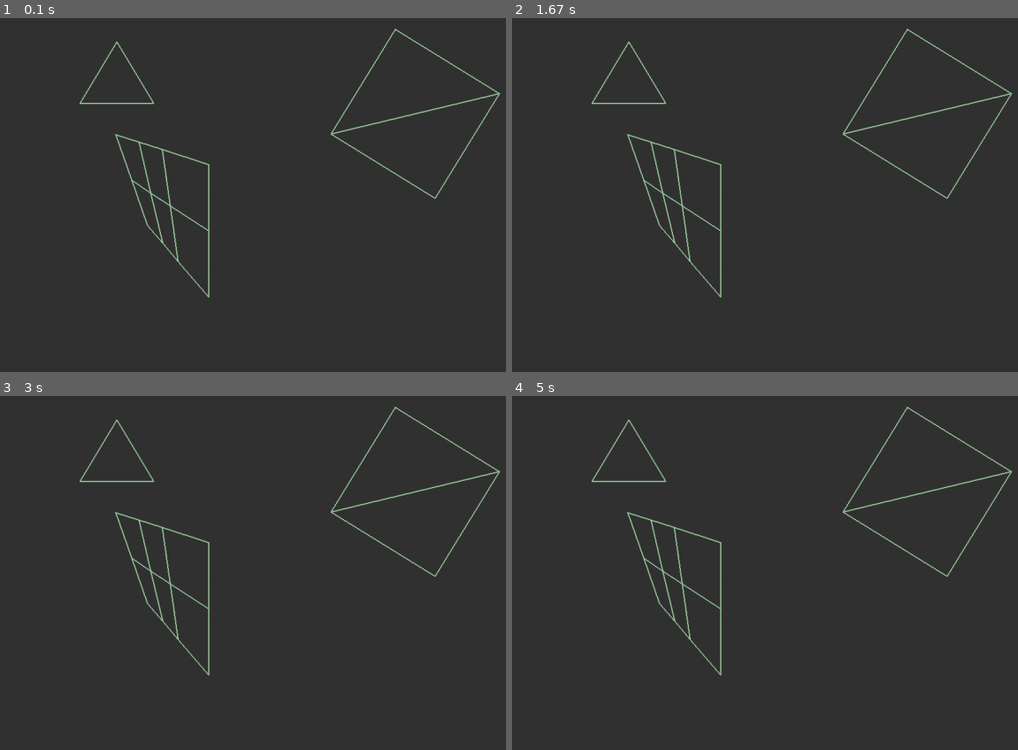
Above: before the commit, frames 1-4 (two rows, left to right).
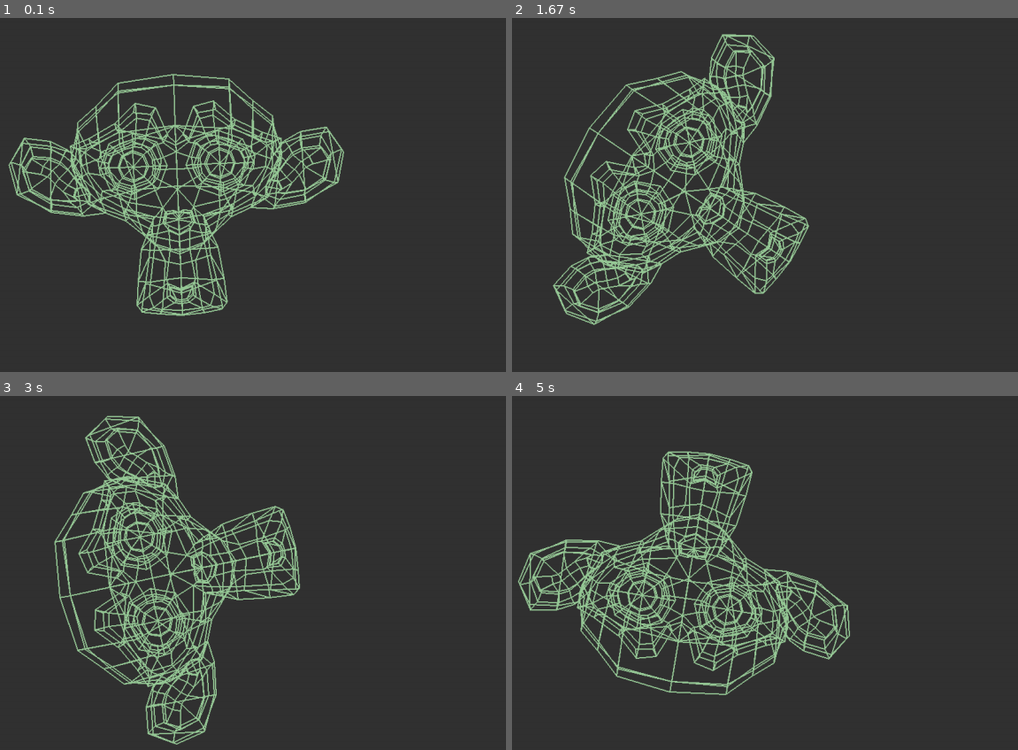
Above: after the commit, the same moments.

Repository: chebur5581/GraphicEngine_v1
Game: pygame game, started from CBEngine2D/main.py
Same seed, same stepped clock (60 frames per second), same inputs: the game is played once before the commit and once after it.
Inputs:
- Up to frame 1 (0.1 s): no input
- Up to frame 2 (1.67 s): no input
- Up to frame 3 (3 s): no input
- Up to frame 4 (5 s): no input

The runs differ from the first frame. In frame 1, 12% of the frame differs, in the area x 1-99%, y 3-85%; in frame 2, 12%; in frame 3, 12%; in frame 4, 12%.

Commit message:
rename dir

Diff:
--- a/2D/object.py
+++ b/CBEngine2D/object.py
@@ -32,4 +32,4 @@
 
     def rotate_z(self, angle):
         self.basis = np.array([(math.cos(angle), -math.sin(angle)),
-                         (math.sin(angle), math.cos(angle))])
+                               (math.sin(angle), math.cos(angle))])
--- a/2D/world.py
+++ b/CBEngine2D/world.py
@@ -9,16 +9,20 @@
 
         self.create_objects()  # вызов функции создания объектов
 
+        self.ang = 0
+
     def create_objects(self):  # создание объектов с вершинами
-        self.cube_1 = self.quad((550, 300), 200)
+        # self.cube_1 = self.quad((550, 300), 200)
+        #
+        # self.cube_1.rotate_z(45)
+        #
+        # self.figure_1 = self.figure((200, 200),
+        #                 np.array([(60, 50), (-60, 50), (0, -50)]),
+        #                 np.array([((0, 1, 2))]))
+        #
+        # self.obj = self.get_object_from_file('test.obj', 50, (300, 400))
 
-        self.cube_1.rotate_z(45)
-
-        self.figure_1 = self.figure((200, 200),
-                        np.array([(60, 50), (-60, 50), (0, -50)]),
-                        np.array([((0, 1, 2))]))
-
-        self.obj = self.get_object_from_file('test.obj', 50, (300, 400))
+        self.plate = self.get_object_from_file('monkey_test.obj', 200, (300, 400))
 
     # функция квадрата
     def quad(self, pos, size=float or int, facets=np.array([((0, 1, 2)), ((0, 2, 3))])):
@@ -29,9 +33,12 @@
         return Object(vertex, facets, pos, self.screen)
 
     def render_world(self):  # отрисовка всех объектов
-        self.cube_1.render()
-        self.figure_1.render()
-        self.obj.render()
+        # self.cube_1.render()
+        # self.figure_1.render()
+        # self.obj.render()
+        self.plate.render()
+        self.plate.rotate_z(self.ang)
+        self.ang += 0.01
 
     def get_object_from_file(self, filename, size, pos):
         vertex, faces = [], []
Renamed: 2D/cube.obj -> CBEngine2D/cube.obj
Renamed: 2D/main.py -> CBEngine2D/main.py
Renamed: 2D/monkey_test.obj -> CBEngine2D/monkey_test.obj
Renamed: 2D/requirements.txt -> CBEngine2D/requirements.txt
Renamed: 2D/test.obj -> CBEngine2D/test.obj
